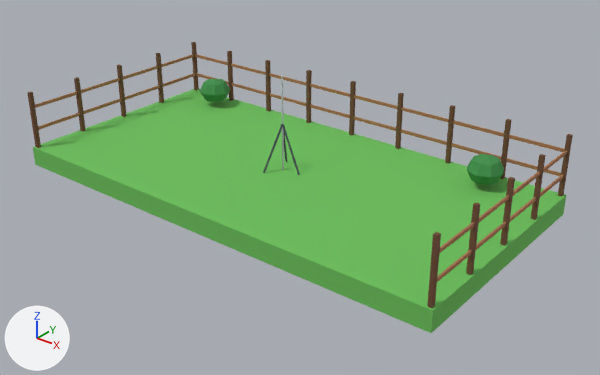
What one commit did to the glTF model game/assets/models/site_model_rockets.glb.
Rendered twice from a camera (50 mm lens) standing at (11.96, -14.28, 8.53) and looking at (0.68, -0.18, -0.22). Every picture has the same lights, and +X, +Y and +Z are marked at lower left. The picture after the commit comes second. Vertices at exactly the same position are counted once.

In view in the first picture: 'site_model_rockets'.
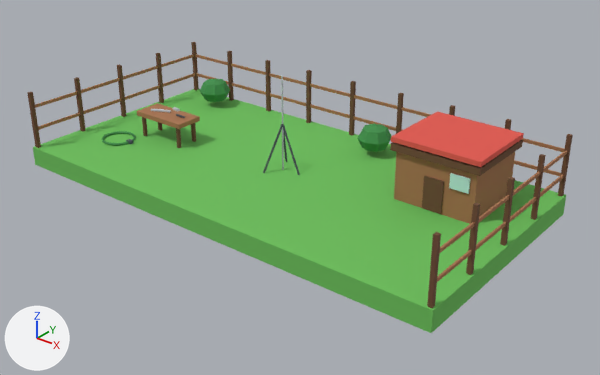
Pixel boxes (x1, y1, x2, y2) of what changed, in the pictures (600 x 375 px; the box of a moved part takes in the faces that stretch with it):
part 1 of me_site_model_rockets, added (brown): after (390, 140, 523, 176)
part 2 of me_site_model_rockets, added (brown): after (422, 176, 444, 214)
part 3 of me_site_model_rockets, added: after (142, 117, 148, 136)
part 4 of me_site_model_rockets, added: after (176, 128, 181, 148)
part 5 of me_site_model_rockets, added: after (191, 123, 196, 142)
part 6 of me_site_model_rockets, added (brown): after (394, 152, 515, 224)
part 7 of me_site_model_rockets, added (brown): after (137, 103, 200, 129)
part 8 of me_site_model_rockets, moved or reshaped: before (467, 154, 504, 185); after (357, 124, 391, 152)
part 9 of me_site_model_rockets, added: after (449, 173, 470, 194)
part 10 of me_site_model_rockets, added (red): after (391, 112, 524, 167)
part 11 of me_site_model_rockets, added: after (102, 131, 136, 146)
part 12 of me_site_model_rockets, added: after (151, 108, 171, 112)

What changed in the scene script:
```text
Add mat_mat_red:
    mat_mat_red = principled_material('mat_red')
    mat_mat_red.base_color = (0.761, 0.0953, 0.0723)  # red #e2574c
    mat_mat_red.roughness = 0.9
Add mat_mat_glass:
    mat_mat_glass = principled_material('mat_glass')
    mat_mat_glass.base_color = (0.521, 0.807, 0.745)  # cyan #bfe8e0
    mat_mat_glass.roughness = 0.9
Change me_site_model_rockets:
    used by ob_site_model_rockets
    remove me_site_model_rockets.from_pydata(...)  # 296 vertices, 472 faces; spans x -6.0..6.0, y -3.0..3.0, z -0.5..2.4
    add me_site_model_rockets.from_pydata(...)  # 476 vertices, 776 faces; spans x -6.0..6.0, y -3.0..3.0, z -0.5..2.4
    me_site_model_rockets part 1: a new loose piece, a box spanning x 2.9..5.1, y 0.25..2.25, z 1.22..1.38, in mat_mat_wood_dark (brown #6e4a32)
    me_site_model_rockets part 2: a new loose piece, a box spanning x 3.76..4.24, y 0.31..0.35, z 0.03..0.81, in mat_mat_wood_dark (brown #6e4a32)
    me_site_model_rockets part 3: a new loose piece, a box spanning x -4.34..-4.26, y -0.66..-0.58, z 0.0..0.62, in mat_mat_wood_dark (brown #6e4a32)
    me_site_model_rockets part 4: a new loose piece, a box spanning x -3.04..-2.96, y -0.66..-0.58, z 0.0..0.62, in mat_mat_wood_dark (brown #6e4a32)
    me_site_model_rockets part 5: a new loose piece, a box spanning x -3.04..-2.96, y -0.12..-0.04, z 0.0..0.62, in mat_mat_wood_dark (brown #6e4a32)
    me_site_model_rockets part 6: a new loose piece, a box spanning x 3.0..5.0, y 0.35..2.15, z 0.0..1.24, in mat_mat_wood (brown #a9744f)
    me_site_model_rockets part 7: a new loose piece, a box spanning x -4.45..-2.85, y -0.73..0.03, z 0.58..0.7, in mat_mat_wood (brown #a9744f)
    me_site_model_rockets part 8: the loose piece of 26 vertices spanning x 3.85..4.75, y 1.75..2.65, z 0.09..0.81 is moved by (-3.1, 0.0, 0.0)
    me_site_model_rockets part 9: a new loose piece, a box spanning x 4.39..4.85, y 0.31..0.35, z 0.71..1.05, in mat_mat_glass (cyan #bfe8e0)
    me_site_model_rockets part 10: a new loose piece, a box spanning x 2.9..5.1, y 0.25..2.25, z 1.42..1.54, in mat_mat_red (red #e2574c)
    me_site_model_rockets part 11: a new loose piece of 64 vertices spanning x -5.11..-4.2, y -1.7..-0.8, z 0.0..0.07, in mat_mat_grass_dark (green #3f8f4a)
    me_site_model_rockets part 12
    8 vertices are added at x -4.18..-3.66, y -0.5..-0.2, z 0.71..0.75
    12 new faces join them, mat_mat_metal_light (light grey #c9ced6)
    other edits to the shape of me_site_model_rockets do not show in these pictures
    add me_site_model_rockets.materials.append(mat_mat_glass)  # cyan #bfe8e0
    add me_site_model_rockets.materials.append(mat_mat_red)  # red #e2574c
```
